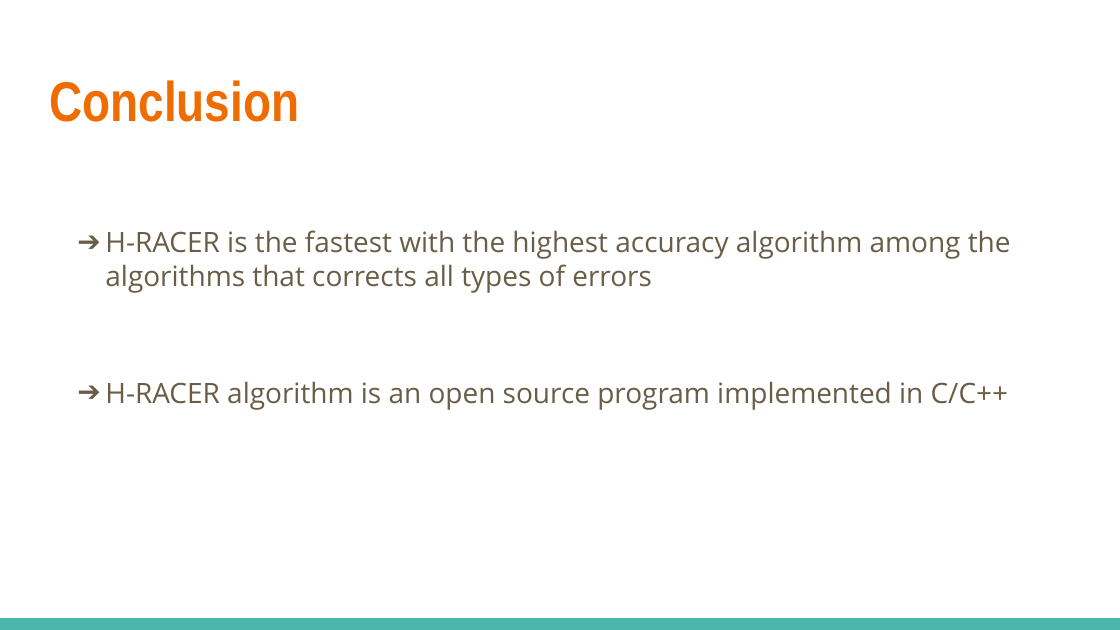
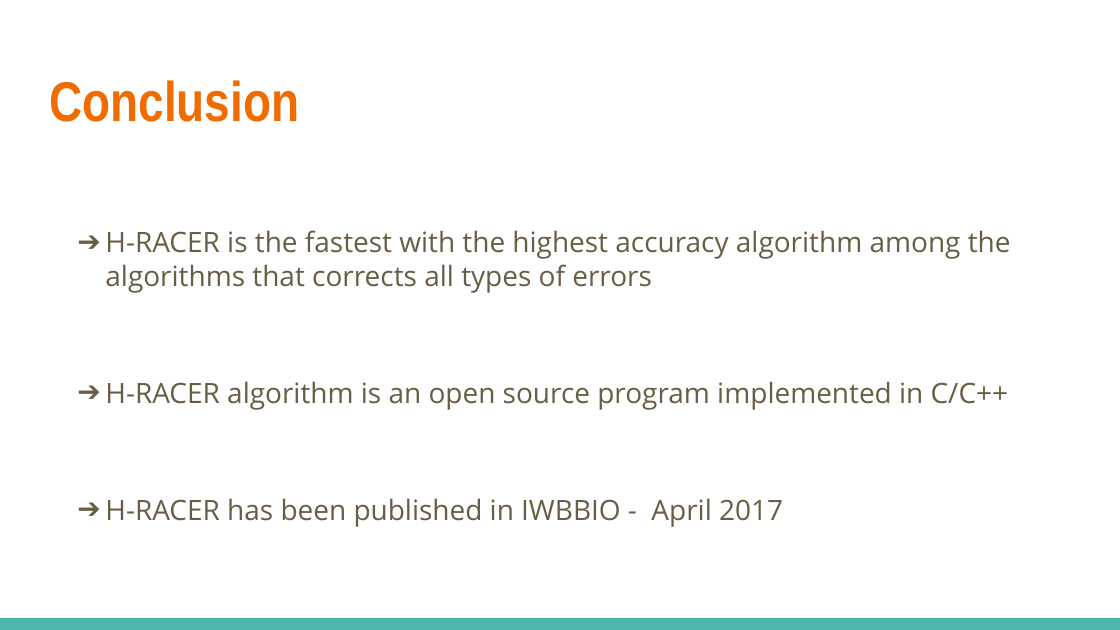
Before and after one commit to salmagomaa/masters-seminar, a slide deck: slide 126 of Presentation/DNA_Seq_Error_Corr_Alg.odp (slide 110 before the commit). Drawn at 1120x630 pixels with LibreOffice and Linux fonts; fonts in the diff are those of the drawing. Boxes give left, top, right and bottom in pixels: in the first picture for what was removed or moved away, otherwise in the second. Text is boxed around its words. In the diff, an @@ line names an element or a change of style, - is before the commit and + after.

```diff
--- a/Presentation/DNA_Seq_Error_Corr_Alg.odp
+++ b/Presentation/DNA_Seq_Error_Corr_Alg.odp
@@ text at bbox=[105, 498, 783, 527]: paragraph added @@
+➔ H-RACER has been published in IWBBIO - April 2017
```
Also in this commit, not shown: 36 other slides changed, 17 slides added, 1 slide removed, 1 other file.
